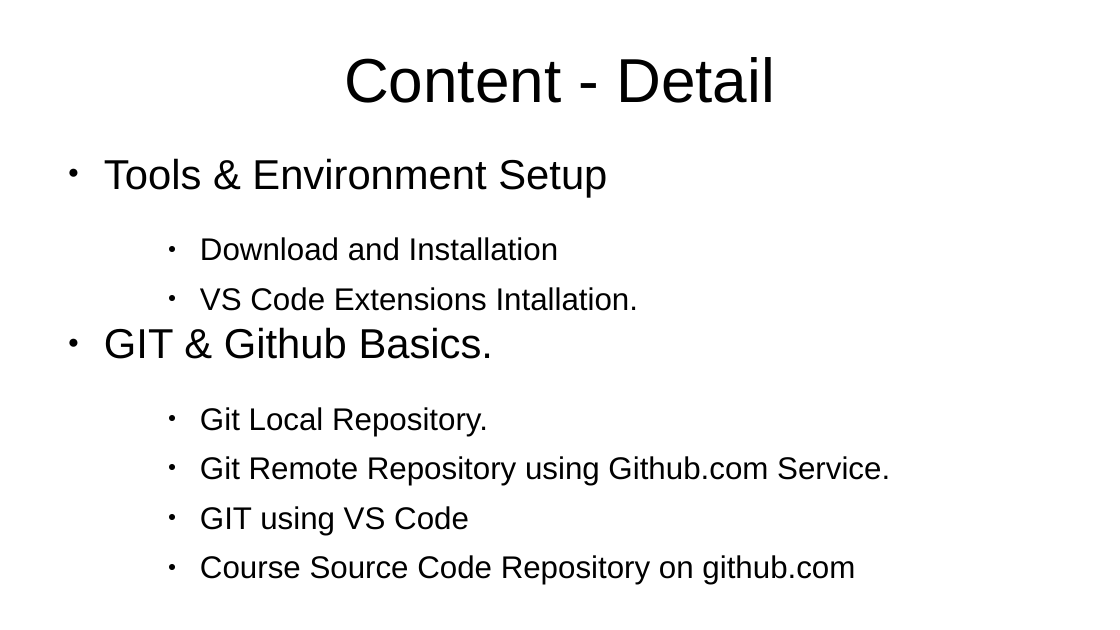
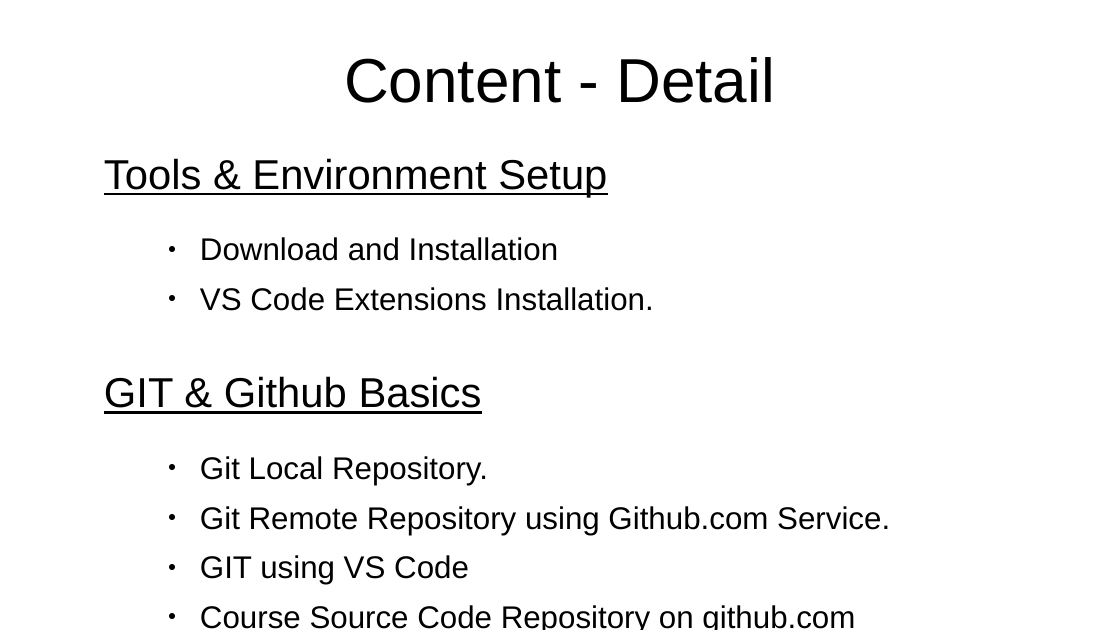
Before and after one commit to rajeshchauhan23102008/documents, a slide deck: slide 3 of src/courses/Javascript - No Theme.odp. Drawn at 1120x630 pixels with LibreOffice and Linux fonts; fonts in the diff are those of the drawing. Boxes give left, top, right and bottom in pixels: in the first picture for what was removed or moved away, otherwise in the second. Text is boxed around its words. In the diff, an @@ line names an element or a change of style, - is before the commit and + after.

```diff
--- a/src/courses/Javascript - No Theme.odp
+++ b/src/courses/Javascript - No Theme.odp
@@ text at box(104, 158, 607, 197): underline on in "Tools & Environment Setup"; bullet ● to none @@
@@ text at box(104, 287, 654, 414): text changed @@
-    ● VS Code Extensions Intallation.
-● GIT & Github Basics.
+    ● VS Code Extensions Installation.
+GIT & Github Basics
```
Also in this commit, not shown: 3 other slides changed, 6 slides added, 6 other files.
